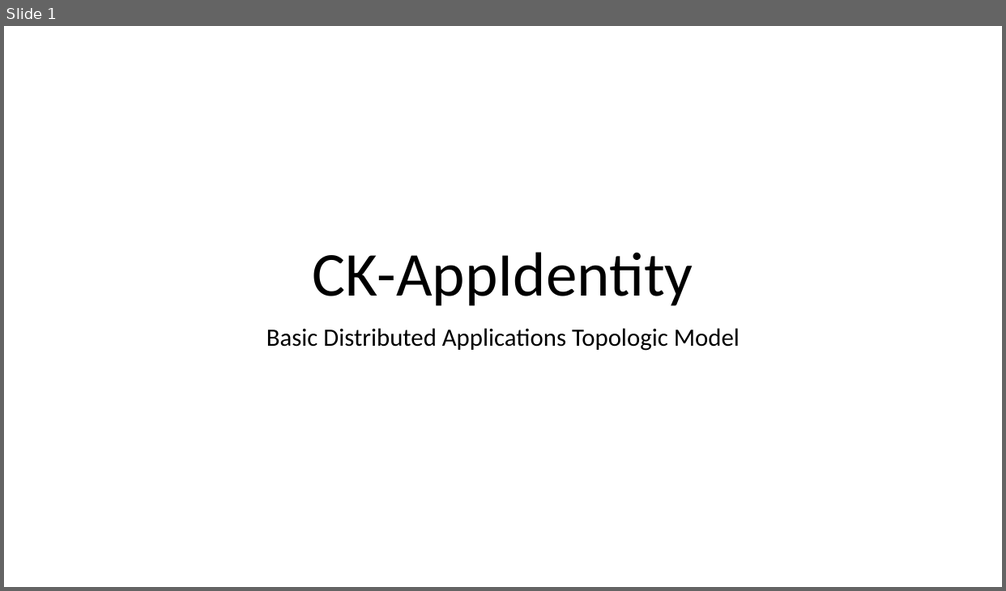
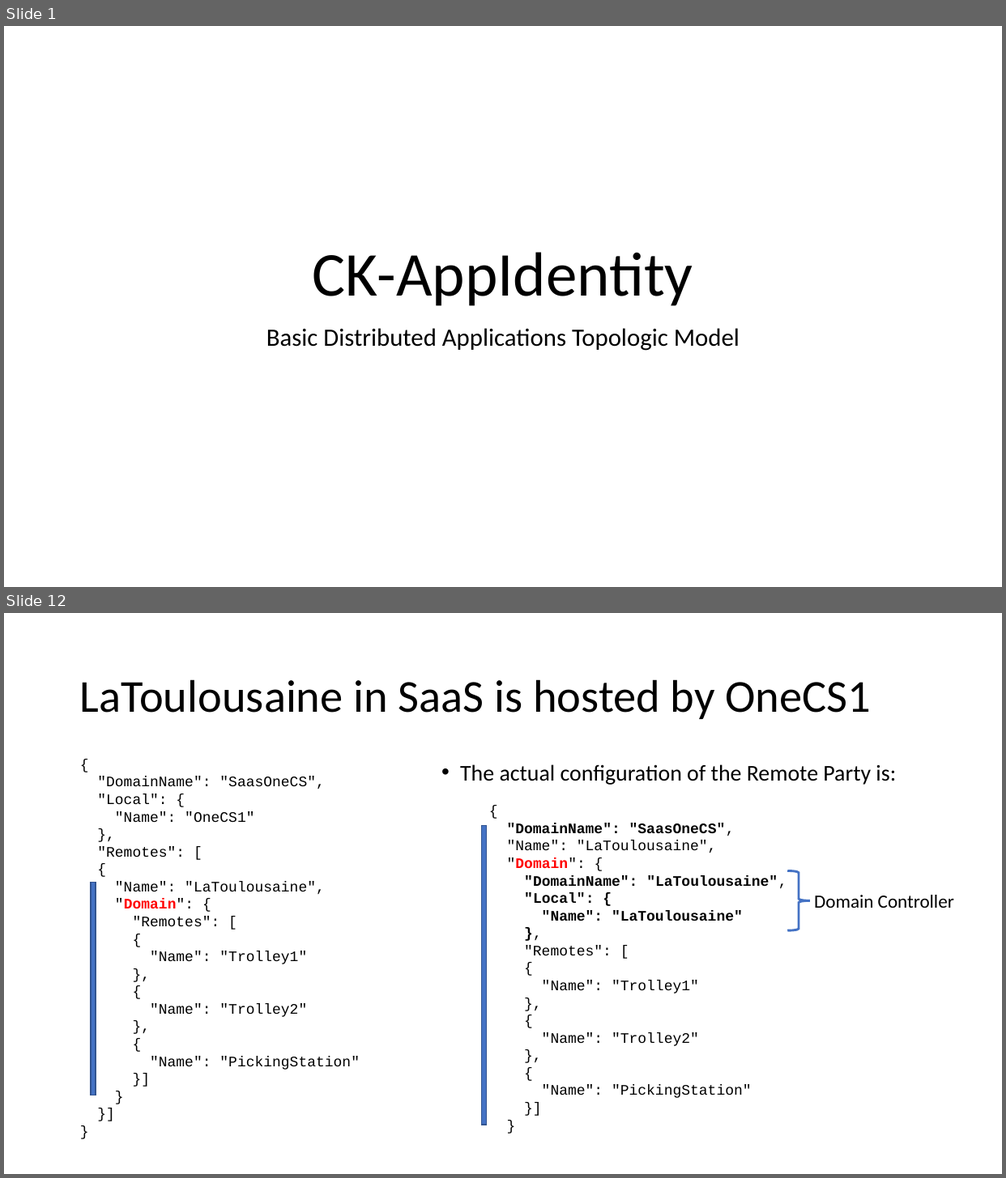
Before and after one commit to signature-opensource/CK-AppIdentity-Transport, a slide deck: Doc/CK-AppIdentity.pptx. Shown one above the other, each under a label of ours: slide 1 before the commit, slides 1 and 12 after it; the slides between them are not shown. The pictures are 1006x591 and 1006x1178 pixels, drawn with LibreOffice and Linux fonts; fonts in the diff are those of the drawing. Boxes give left, top, right and bottom in pixels: in the first picture for what was removed or moved away, otherwise in the second. Text is boxed around its words. In the diff, an @@ line names an element or a change of style, - is before the commit and + after.

```diff
--- a/Doc/CK-AppIdentity.pptx
+++ b/Doc/CK-AppIdentity.pptx
@@ slide 12 added at (4, 613, 1002, 1174), background #FFFFFF @@
@@ title added at (80, 679, 872, 719), 44 pt, text #000000 @@
+LaToulousaine in SaaS is hosted by OneCS1
@@ text added at (97, 777, 360, 1070), 14 pt, text #000000 @@
+{
+"DomainName": "SaasOneCS",
+"Local": {
+"Name": "OneCS1"
+},
+"Remotes": [
+{
+"Name": "LaToulousaine",
+"Domain": {
+"Remotes": [
+{
+"Name": "Trolley1"
+},
+{
+"Name": "Trolley2"
+},
+{
+"Name": "PickingStation"
+}]
+}
+}]
+}
@@ text added at (460, 764, 896, 785), 21.7 pt, text #000000 @@
+• The actual configuration of the Remote Party is:
@@ rectangle added at (482, 825, 486, 1125), fill #4472C4, outline #325491 1 pt @@
@@ text added at (507, 823, 786, 1098), 14 pt, text #000000 @@
+{
+"DomainName": "SaasOneCS",
+"Name": "LaToulousaine",
+"Domain": {
+"DomainName": "LaToulousaine",
+"Local": {
+"Name": "LaToulousaine"
+},
+"Remotes": [
+{
+"Name": "Trolley1"
+},
+{
+"Name": "Trolley2"
+},
+{
+"Name": "PickingStation"
+}]
+}
@@ right brace added at (788, 871, 810, 931), outline #4472C4 2.25 pt @@
@@ rectangle added at (91, 883, 96, 1096), fill #4472C4, outline #325491 1 pt @@
@@ text added at (814, 895, 954, 908), 18 pt, text #000000 @@
+Domain Controller
```
Also in this commit, not shown: 3 slides changed, 13 other slides added, 1 slide removed, 22 other files.
